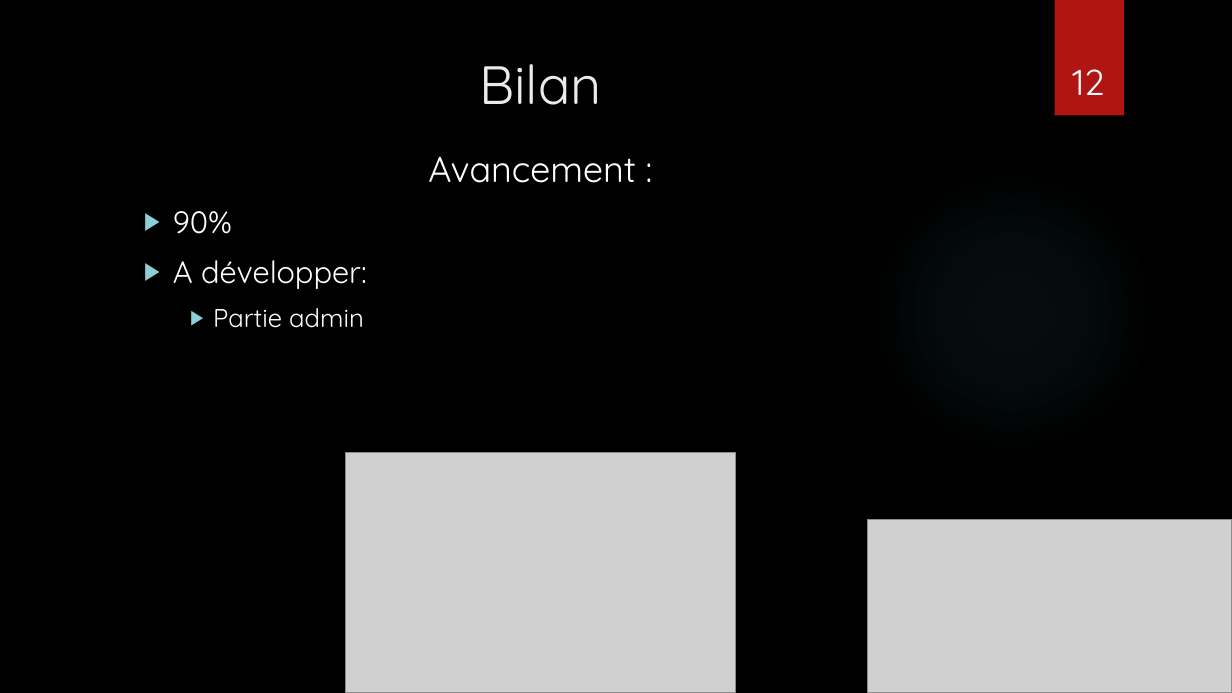
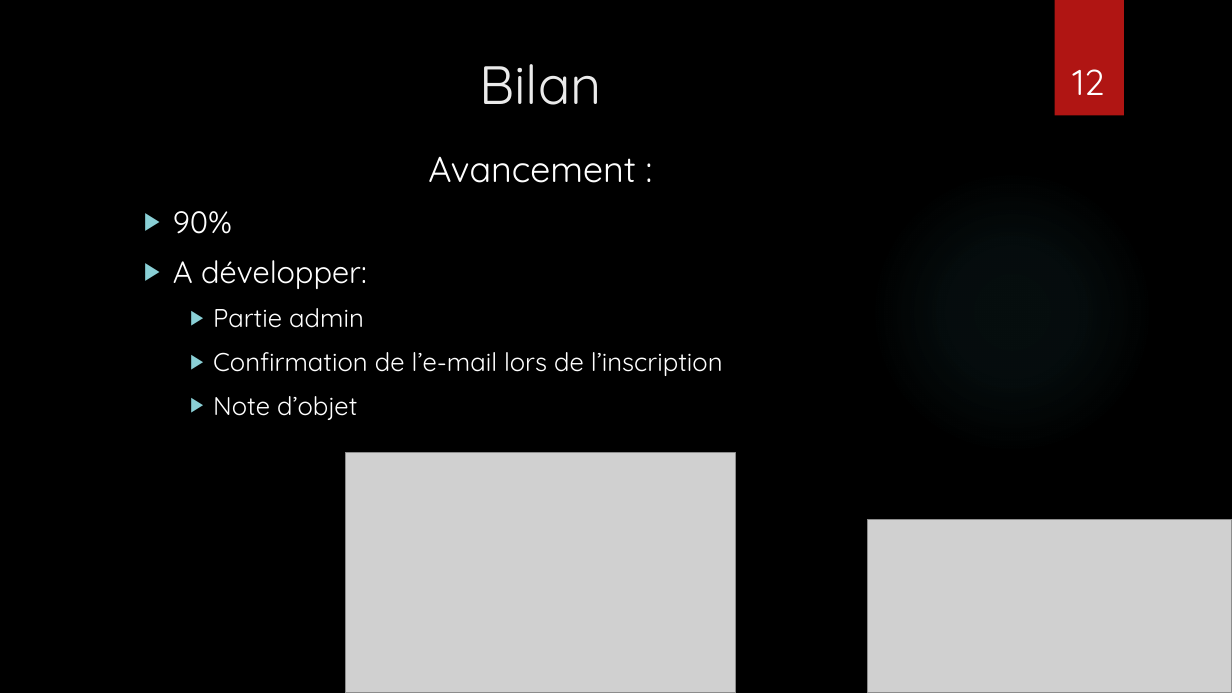
Before and after one commit to mistermania/leasen, a slide deck: slide 12 of Documents/Soutenance de projet.pptx. Drawn at 1232x693 pixels with LibreOffice and Linux fonts; fonts in the diff are those of the drawing; grey boxes stand for pictures; background and template pictures are left out. Boxes give left, top, right and bottom in pixels: in the first picture for what was removed or moved away, otherwise in the second. Text is boxed around its words. In the diff, an @@ line names an element or a change of style, - is before the commit and + after.

```diff
--- a/Documents/Soutenance de projet.pptx
+++ b/Documents/Soutenance de projet.pptx
@@ text at [213, 352, 723, 420]: paragraphs added @@
+    ▶ Confirmation de l’e-mail lors de l’inscription
+    ▶ Note d’objet
```
Also in this commit, not shown: 2 other files.
